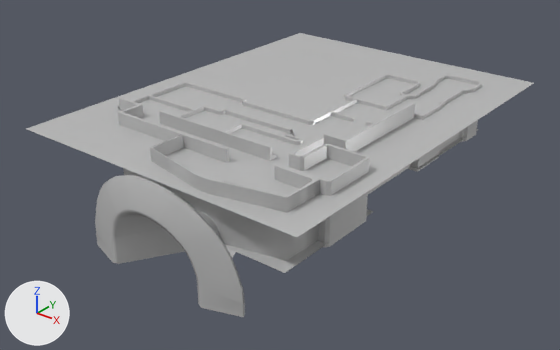
An edit to the FBX model Assets/3D/Mapas/Tutorial.fbx, drawn before and after from the same camera.
One viewpoint serves both versions: a 50 mm lens placed at (129.2, -274.7, 115.0), pointed at (-21.7, -86.1, -2.0). The axes (+X, +Y, +Z) are drawn at lower left. The lights are the same throughout. The first picture is the older version. Where no turn or scale is listed for an object, it has been applied to the vertices.
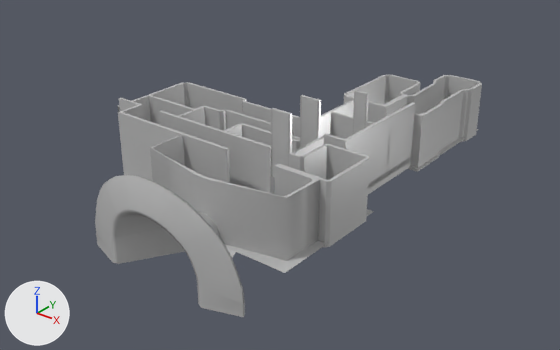
Where the change shows, as pixel boxes [x1, y1, x2, y2] in the pictures (560 x 350 px):
'pPlane54', hidden: before [26, 33, 534, 237]
'Pared2', added: after [271, 108, 292, 177]
    faces in mat_foto1 (its picture is missing): [273, 109, 292, 177]
    faces in mat_standardsurface1 (grey #aaaaaa): [271, 108, 292, 177]
'Pared1', added: after [300, 95, 321, 147]
    faces in mat_foto1 (its picture is missing): [301, 95, 321, 147]
    faces in mat_standardsurface1 (grey #aaaaaa): [300, 95, 320, 147]
'Pared', added: after [352, 90, 369, 135]
    faces in mat_foto1 (its picture is missing): [354, 90, 369, 134]
'polySurface19', unchanged, uncovered by the edit: [344, 75, 482, 172] in both

What changed in the scene script:
```text
Add mat_standardsurface1:
    mat_standardsurface1 = principled_material('standardSurface1')
    mat_standardsurface1.base_color = (0.4, 0.4, 0.4)  # grey #aaaaaa
Add me_mesh_026:
    me_mesh_026.from_pydata(...)  # 16 vertices, 14 faces; spans x -3.0..4.0, y -0.5..0.5, z -6.0..15.6
    # faces by material slot: [8, 6]
    me_mesh_026.materials.append(mat_standardsurface1)  # grey #aaaaaa
    me_mesh_026.materials.append(mat_foto1)  # its picture is missing
Add me_mesh_024_1:
    me_mesh_024_1.from_pydata(...)  # 16 vertices, 14 faces; spans x -2.6..2.4, y -0.5..0.5, z -4.0..13.6
    # faces by material slot: [8, 6]
    me_mesh_024_1.materials.append(mat_standardsurface1)  # grey #aaaaaa
    me_mesh_024_1.materials.append(mat_foto1)  # its picture is missing
Change ob_pplane54:
    add ob_pplane54.hide_viewport = True
Add ob_pared2:
    ob_pared2 = bpy.data.objects.new('Pared2', me_mesh_026)
    ob_pared2.location = (-1.0, -112.0, 19.0)
Add ob_pared1:
    ob_pared1 = bpy.data.objects.new('Pared1', me_mesh_026.copy())
    ob_pared1.location = (-1.0, -98.0, 19.0)
Add ob_pared:
    ob_pared = bpy.data.objects.new('Pared', me_mesh_024_1)
    ob_pared.location = (0.6, -71.5, 15.6)
```
